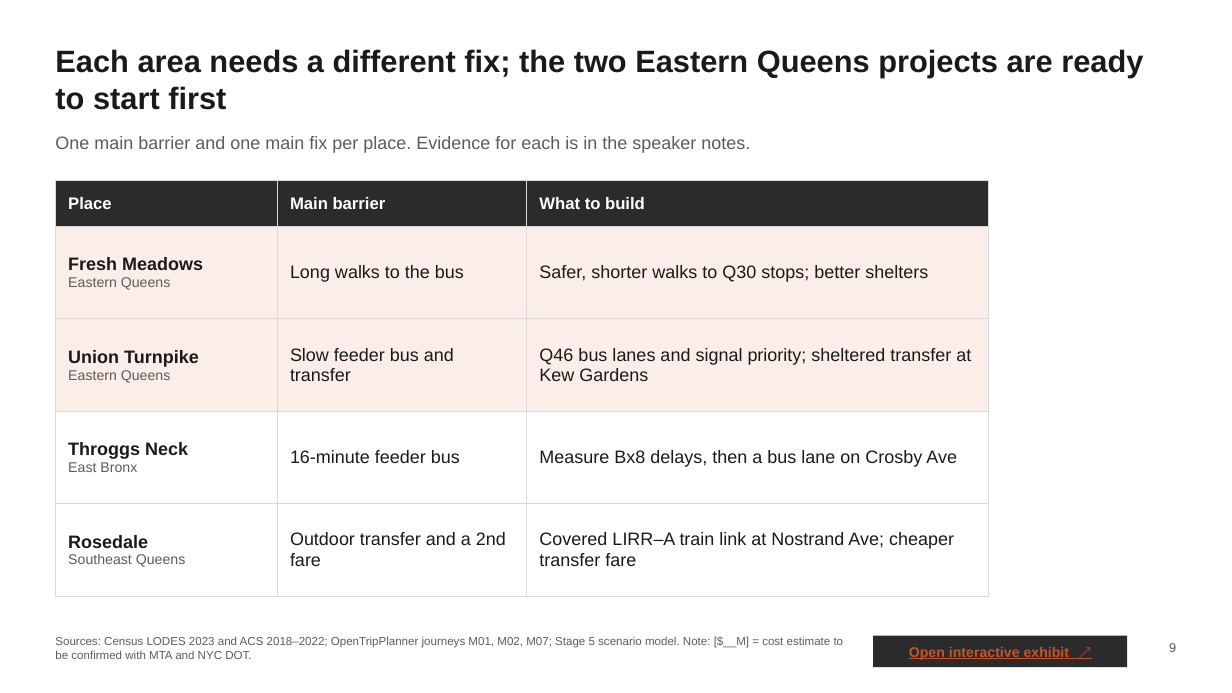
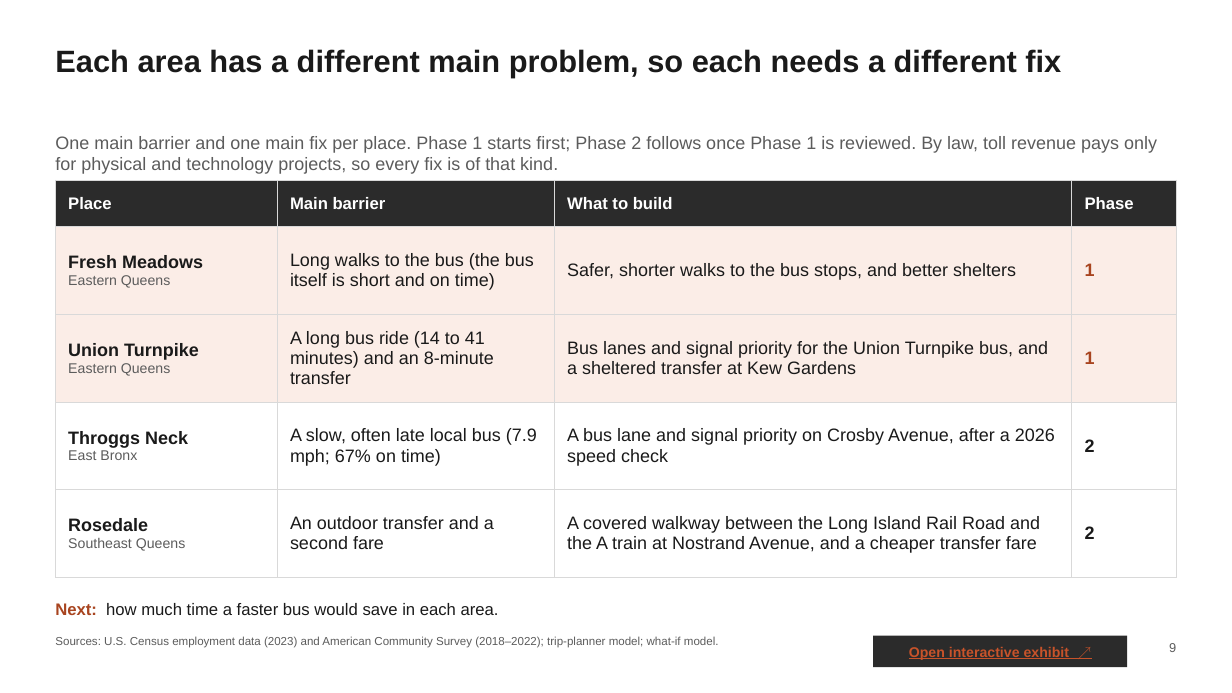
Before and after one commit to saka07/nyc-mobility-atlas, a slide deck: slide 9 of NYC_Mobility_Strategy.pptx. Drawn at 1232x693 pixels with LibreOffice and Linux fonts; fonts in the diff are those of the drawing. Boxes give left, top, right and bottom in pixels: in the first picture for what was removed or moved away, otherwise in the second. Text is boxed around its words. In the diff, an @@ line names an element or a change of style, - is before the commit and + after.

Commit message:
Match deck v5: simpler story, bus data, click to clear

```diff
--- a/NYC_Mobility_Strategy.pptx
+++ b/NYC_Mobility_Strategy.pptx
@@ title at bbox=[55, 49, 1061, 78]: text changed @@
-Each area needs a different fix; the two Eastern Queens projects are ready to start first
+Each area has a different main problem, so each needs a different fix
@@ text at bbox=[55, 136, 1157, 174]: text changed @@
-One main barrier and one main fix per place. Evidence for each is in the speaker notes.
+One main barrier and one main fix per place. Phase 1 starts first; Phase 2 follows once Phase 1 is reviewed. By law, toll revenue pays only for physical and technology projects, so every fix is of that kind.
@@ table at bbox=[55, 180, 1177, 557] @@
-column 2: Main barrier | Long walks to the bus | Slow feeder bus and transfer | 16-minute feeder bus | Outdoor transfer and a 2nd fare
-column 3: What to build | Safer, shorter walks to Q30 stops; better shelters | Q46 bus lanes and signal priority; sheltered transfer at Kew Gardens | Measure Bx8 delays, then a bus lane on Crosby Ave | Covered LIRR–A train link at Nostrand Ave; cheaper transfer fare
+column 2: Main barrier | Long walks to the bus (the bus itself is short and on time) | A long bus ride (14 to 41 minutes) and an 8-minute transfer | A slow, often late local bus (7.9 mph; 67% on time) | An outdoor transfer and a second fare
+column 3: What to build | Safer, shorter walks to the bus stops, and better shelters | Bus lanes and signal priority for the Union Turnpike bus, and a sheltered transfer at Kew Gardens | A bus lane and signal priority on Crosby Avenue, after a 2026 speed check | A covered walkway between the Long Island Rail Road and the A train at Nostrand Avenue, and a cheaper transfer fare
+column 4: Phase | 1 | 1 | 2 | 2
@@ table: place and size @@
-table at bbox=[55, 180, 989, 596]
+table at bbox=[55, 180, 1177, 557]
@@ text added at bbox=[55, 603, 499, 615], 13 pt, text #1A1A1A @@
+Next: how much time a faster bus would save in each area.
@@ text at bbox=[55, 636, 719, 648]: text changed @@
-Sources: Census LODES 2023 and ACS 2018–2022; OpenTripPlanner journeys M01, M02, M07; Stage 5 scenario model. Note: [$__M] = cost estimate to be confirmed with MTA and NYC DOT.
+Sources: U.S. Census employment data (2023) and American Community Survey (2018–2022); trip-planner model; what-if model.
```
Also in this commit, not shown: 11 other slides changed, 1 slide added, 9 other files.
